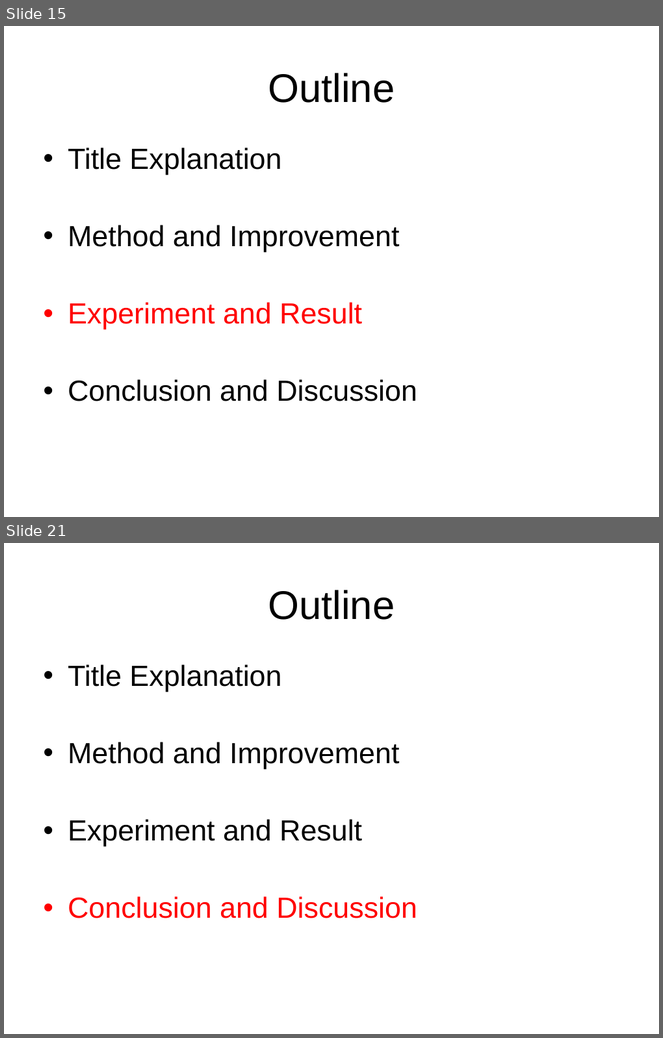
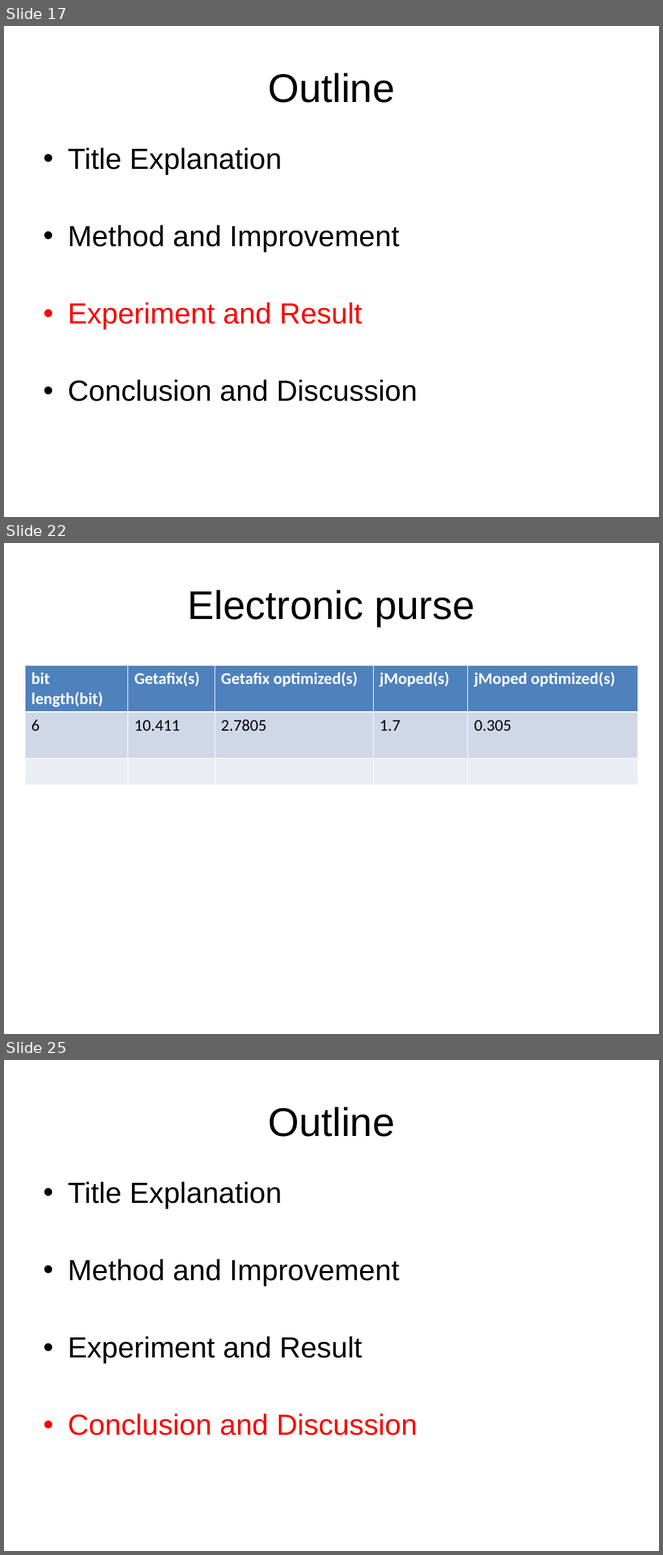
Before and after one commit to chenjiia/Thesis, a slide deck: thesis_presentation/presentation.ppt. Shown one above the other, each under a label of ours: slides 15 and 21 before the commit, slides 17, 22 and 25 after it; the slides between them are not shown. The pictures are 663x1038 and 663x1555 pixels, drawn with LibreOffice and Linux fonts; fonts in the diff are those of the drawing. Boxes give left, top, right and bottom in pixels: in the first picture for what was removed or moved away, otherwise in the second. Text is boxed around its words. In the diff, an @@ line names an element or a change of style, - is before the commit and + after.

```diff
--- a/thesis_presentation/presentation.ppt
+++ b/thesis_presentation/presentation.ppt
@@ slide 22 added at (4,543,659,1034), background #FFFFFF @@
@@ title added at (188,590,475,627), 44 pt, text #000000 @@
+Electronic purse
@@ table added at (25,665,638,785), 3 rows, 5 columns @@
+bit length(bit) | Getafix(s) | Getafix optimized(s) | jMoped(s) | jMoped optimized(s)
+6 | 10.411 | 2.7805 | 1.7 | 0.305
+ |  |  |  | 
@@ what was slide 15 is now slide 17 @@
@@ what was slide 21 is now slide 25 @@
```
Also in this commit, not shown: 3 slides changed, 9 other slides added, 4 slides removed, 3 other files.
